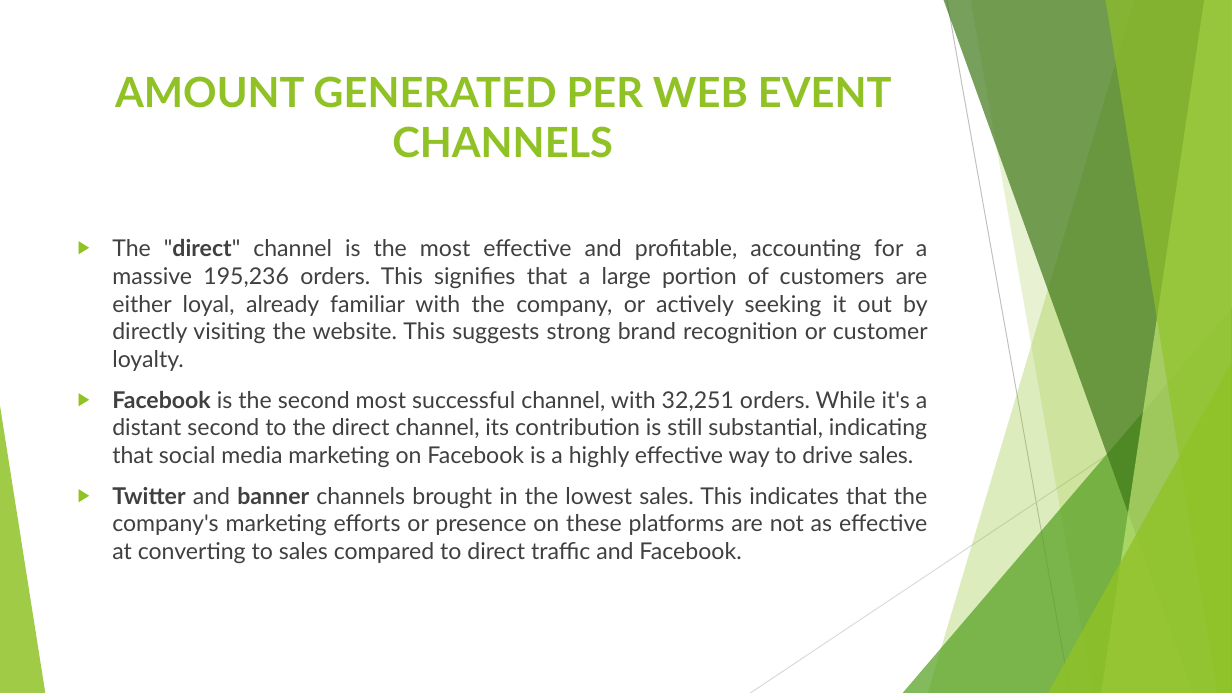
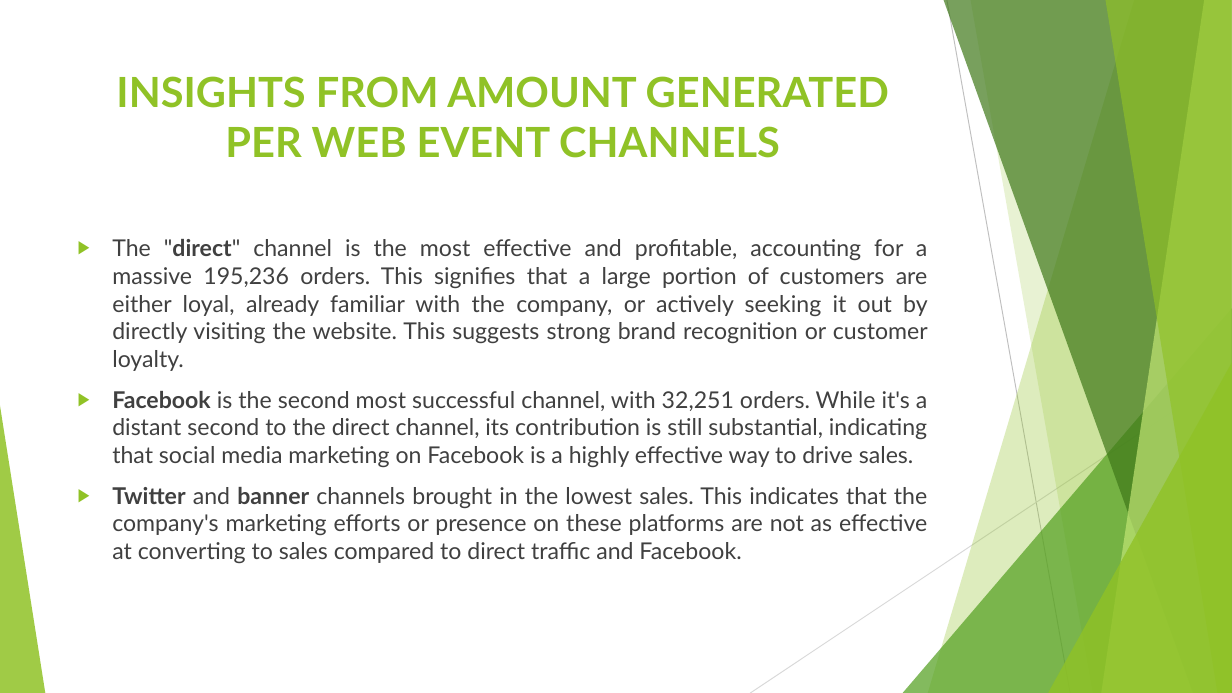
Before and after one commit to Tajman80/CDECircle2Group, a slide deck: slide 5 of Circle2_Linux_Git_Group_Assignment.pptx (slide 3 before the commit). Drawn at 1232x693 pixels with LibreOffice and Linux fonts; fonts in the diff are those of the drawing. Boxes give left, top, right and bottom in pixels: in the first picture for what was removed or moved away, otherwise in the second. Text is boxed around its words. In the diff, an @@ line names an element or a change of style, - is before the commit and + after.

```diff
--- a/Circle2_Linux_Git_Group_Assignment.pptx
+++ b/Circle2_Linux_Git_Group_Assignment.pptx
@@ title at (x1=116, y1=76, x2=889, y2=158): text changed @@
-AMOUNT GENERATED PER WEB EVENT CHANNELS
+INSIGHTS FROM AMOUNT GENERATED PER WEB EVENT CHANNELS
```
Also in this commit, not shown: 3 other slides changed, 4 slides added, 1 other file.
